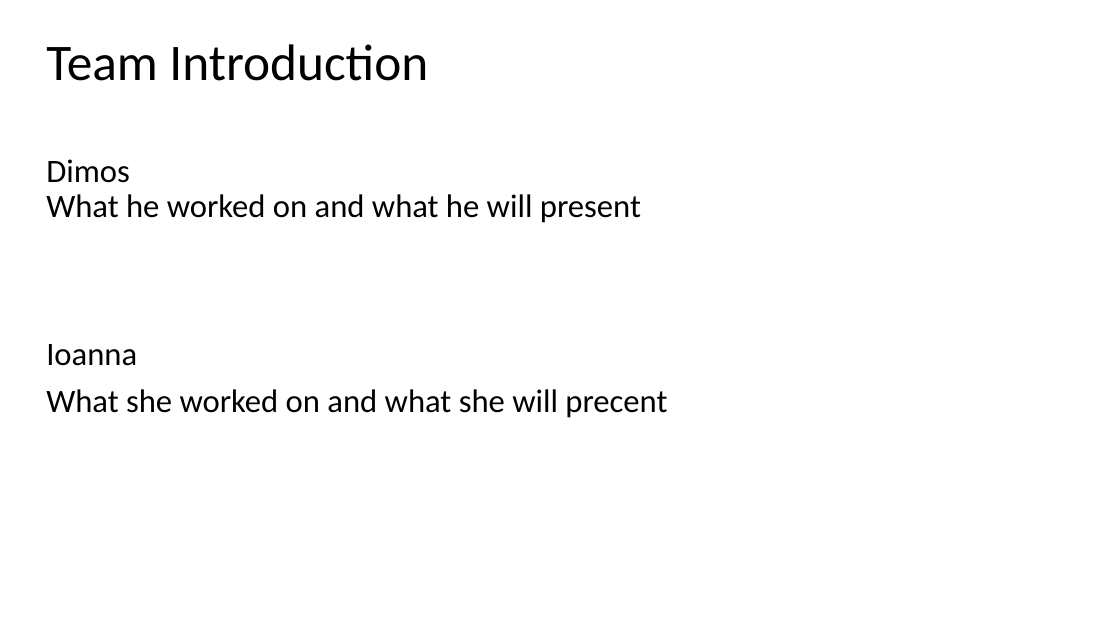
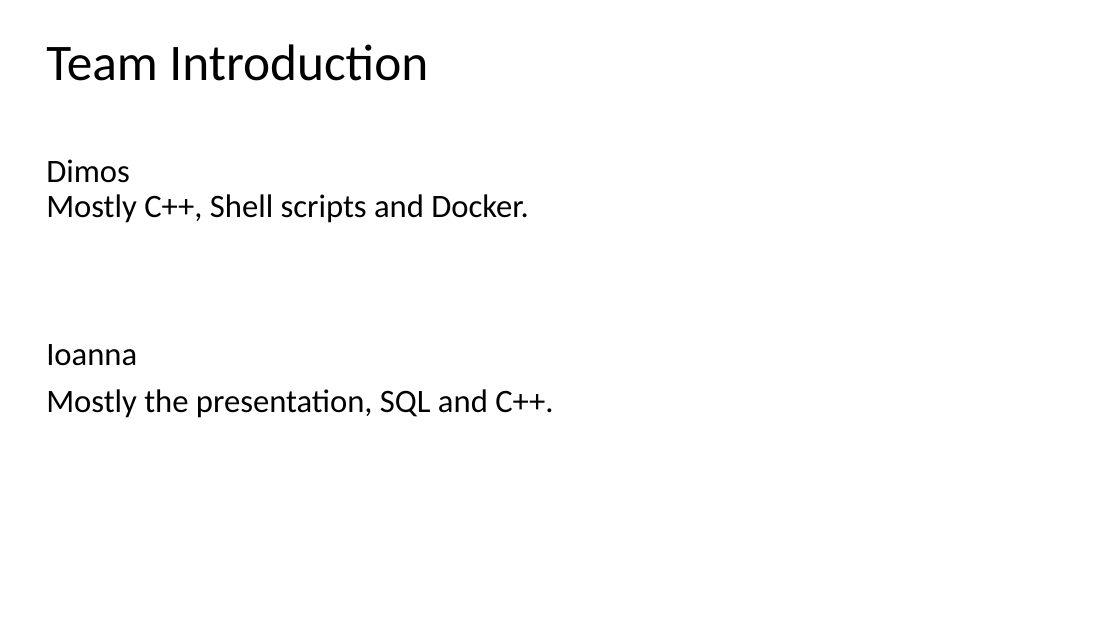
Before and after one commit to wallmenis/exercise, a slide deck: slide 2 of presentation/Presentation.pptx. Drawn at 1120x630 pixels with LibreOffice and Linux fonts; fonts in the diff are those of the drawing; background and template pictures are left out. Boxes give left, top, right and bottom in pixels: in the first picture for what was removed or moved away, otherwise in the second. Text is boxed around its words. In the diff, an @@ line names an element or a change of style, - is before the commit and + after.

```diff
--- a/presentation/Presentation.pptx
+++ b/presentation/Presentation.pptx
@@ text at [46, 194, 528, 223]: text changed @@
-What he worked on and what he will present
+Mostly C++, Shell scripts and Docker.
@@ subtitle at [46, 389, 553, 418]: text changed @@
-What she worked on and what she will precent
+Mostly the presentation, SQL and C++.
```
Also in this commit, not shown: 4 other slides changed, 5 slides added, 5 slides removed, 4 other files.
